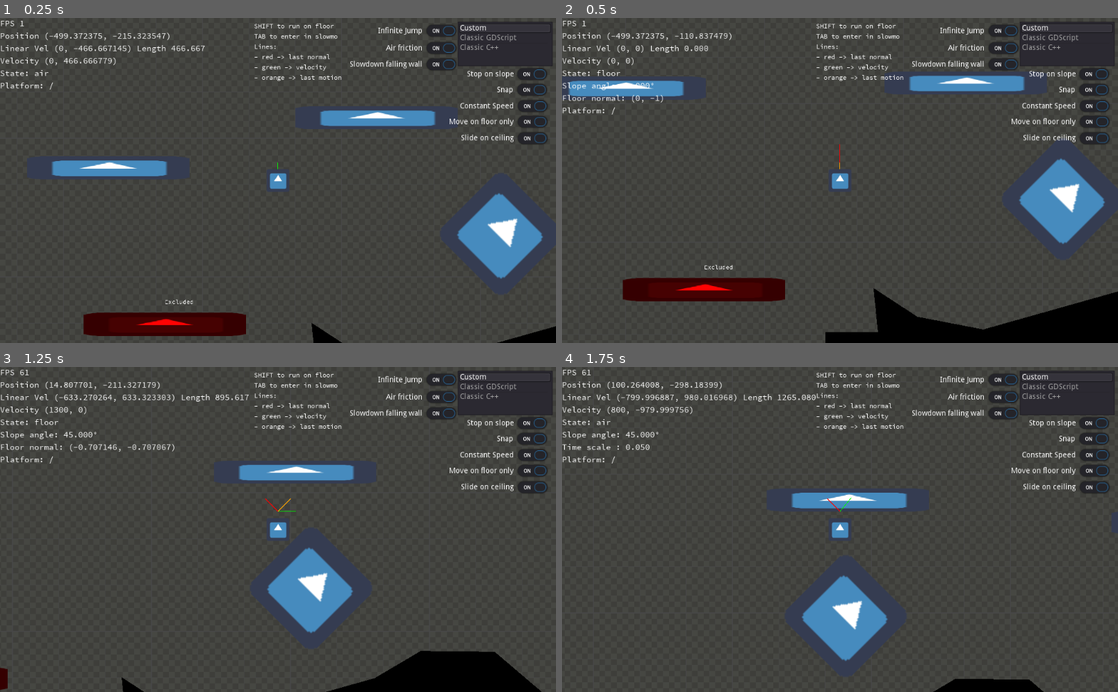
Above: before the commit, frames 1-4 (two rows, left to right).
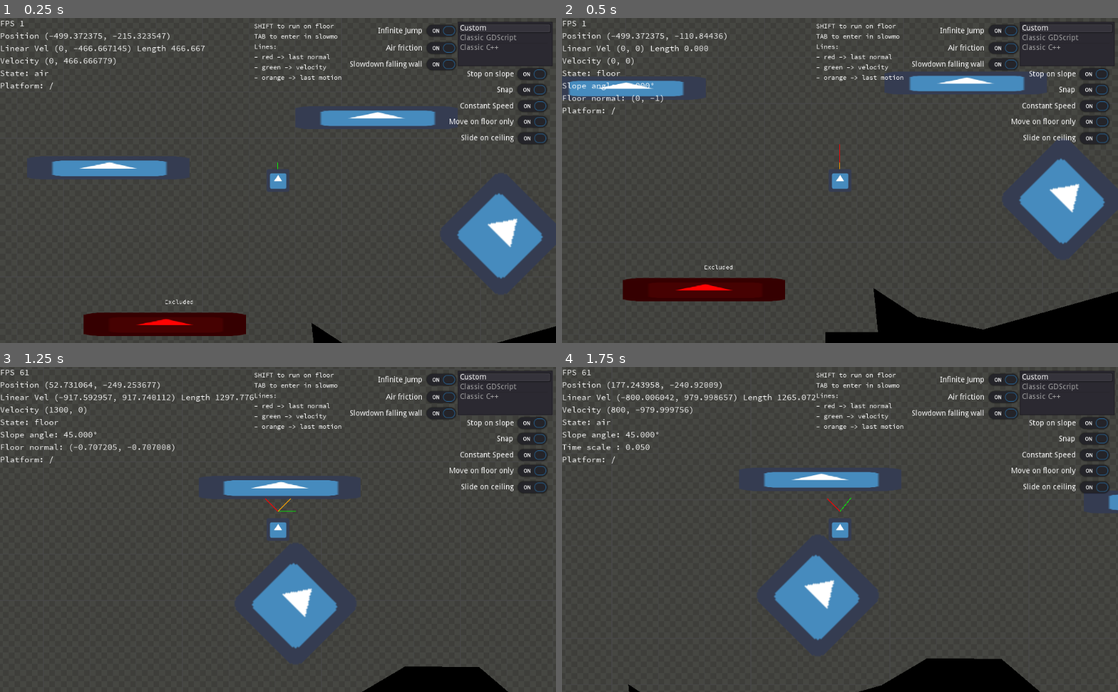
Above: after the commit, the same moments.

Repository: fabriceci/move_and_slide
Game: Godot game, scene res://World.tscn
The game is run twice, just before and just after one commit, with the same random seed, the same clock (stepped at 60 frames per second) and the same inputs. The engine's default icon, where the game draws it, is replaced by a stand-in: a white triangle on a blue panel in a dark square.
Inputs:
- Up to frame 1 (0.25 s): no input
- Up to frame 2 (0.5 s): no input
- Up to frame 3 (1.25 s): tap Enter (ui_accept) at 0.5, 0.77 s; hold Right (ui_right) from 0.53 s (still down); hold Shift (run) from 0.53 s (still down)
- Up to frame 4 (1.75 s): keep holding Right (ui_right); release Shift (run) at 1.28 s; tap Tab (slow) at 1.35 s; tap Enter (ui_accept) at 1.52 s

Frame 1 is identical in both runs. In frame 2, less than 0.1% of the frame differs, in the area x 25-92%, y 4-94%; in frame 3, 6.2%; in frame 4, 6.9%, in the area x 9-100%, y 4-100%.

Commit message:
fix constant speed bug

Diff:
--- a/Player/Custom/PlayerCustom.gd
+++ b/Player/Custom/PlayerCustom.gd
@@ -197,7 +197,7 @@
 			else :
 				_process_collision(collision, p_up_direction, p_floor_max_angle)
 				if on_floor and p_stop_on_slope and collision.remainder.slide(p_up_direction).length() <= 0.01:
-					if (motion_slided_up.normalized() + p_up_direction).length() < 0.01 :
+					if (motion.normalized() + p_up_direction).length() < 0.01 :
 						if collision.travel.length() > get_safe_margin():
 								position -= collision.travel.slide(p_up_direction)
 						else:
@@ -226,7 +226,7 @@
 				else:
 					motion = collision.remainder
 			# constant speed
-			elif on_floor and  was_on_floor and constant_speed_on_floor and can_apply_constant_speed and motion.dot(collision.normal) > 0:
+			elif on_floor and  was_on_floor and constant_speed_on_floor and can_apply_constant_speed and motion.dot(collision.normal) < 0:
 				var slide: Vector2 = collision.remainder.slide(collision.normal).normalized()
 				if not slide.is_equal_approx(Vector2.ZERO):
 					motion = slide * (motion_slided_up.length() - collision.travel.slide(p_up_direction).length() - prev_travel.slide(p_up_direction).length())  # alternative use original_motion.length() to also take account of the y value
